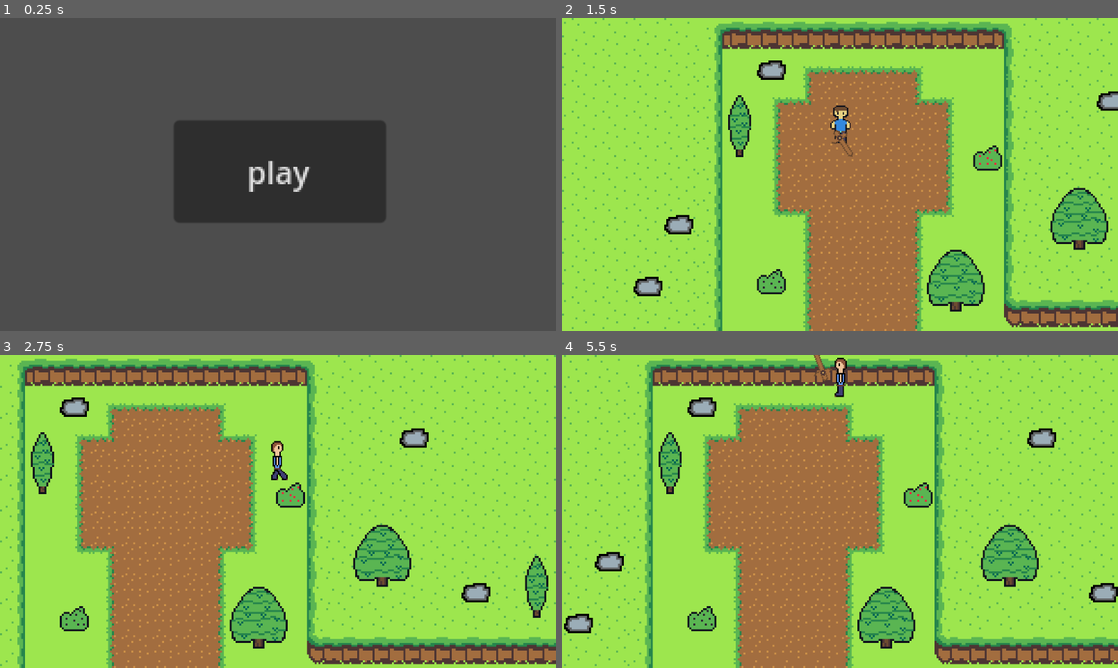
Above: before the commit, frames 1-4 (two rows, left to right).
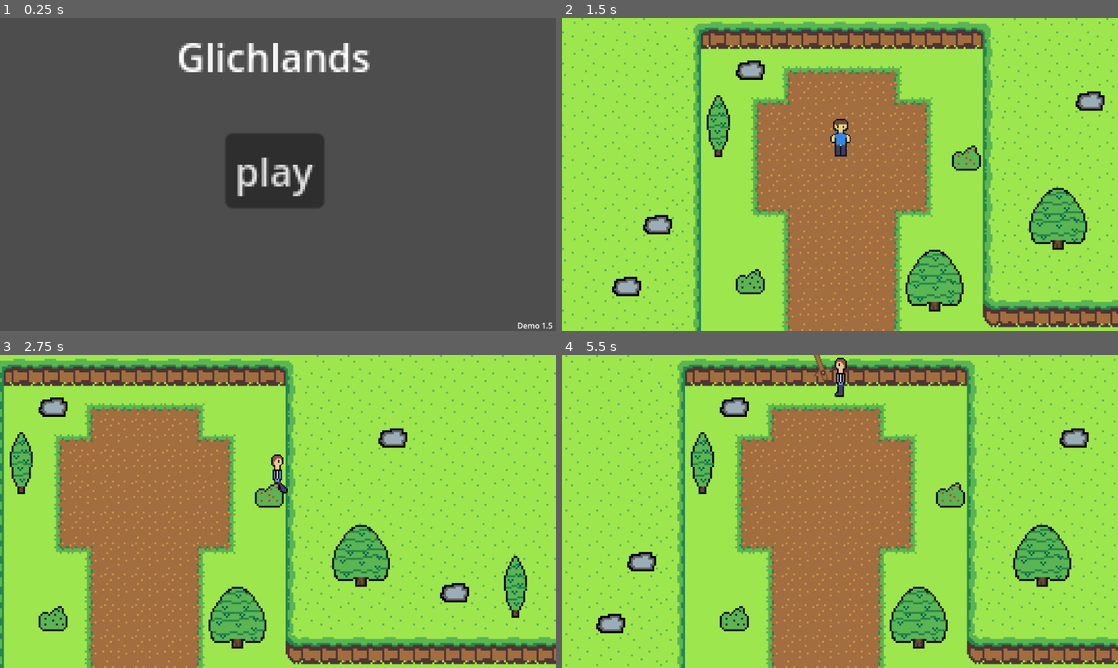
Above: after the commit, the same moments.

Repository: P3anutBu113r/glichlands-game
Game: Godot game, scene res://scenes/misc/Main menue.tscn
Same seed, same stepped clock (60 frames per second), same inputs: the game is played once before the commit and once after it.
Inputs (mouse positions are in pixels of both pictures, inside the frame that each line leads up to):
- Up to frame 1 (0.25 s): no input
- Up to frame 2 (1.5 s): click "play" at 0.5 s; click (840, 224) at 1.25 s, where only the run after the commit has a clickable "Hard"
- Up to frame 3 (2.75 s): move the mouse to (400, 495) at 2.02 s; hold Right (ui_right) from 2.03 s (still down); click (400, 495) at 2.1 s; tap Space (space) at 2.3 s
- Up to frame 4 (5.5 s): move the mouse to (728, 527) at 2.77 s; release Right (ui_right) at 2.78 s; hold Down (ui_down) 2.78-3.53 s; tap Space (space) at 2.85, 3.8, 4.35, 5.3 s; click (728, 527) at 3.05 s; move the mouse to (895, 442) at 3.52 s; hold Right (ui_right) 3.53-4.28 s; click (895, 442) at 3.6 s; move the mouse to (812, 574) at 4.27 s; hold Up (ui_up) 4.28-5.03 s; click (812, 574) at 4.55 s; move the mouse to (1006, 558) at 5.02 s; hold Left (ui_left) from 5.03 s (still down); click (1006, 558) at 5.1 s

The runs differ from the first frame. In frame 1, 10% of the frame differs, in the area x 31-100%, y 8-100%; in frame 2, 28%; in frame 3, 28%; in frame 4, 30%, in the area x 0-100%, y 0-100%.

Commit message:
e

Diff:
--- a/project.godot
+++ b/project.godot
@@ -22,6 +22,7 @@
 
 [display]
 
+window/size/mode=3
 window/stretch/mode="viewport"
 
 [input]
--- a/scenes/characters/character.tscn
+++ b/scenes/characters/character.tscn
@@ -336,7 +336,7 @@
 }
 
 [sub_resource type="RectangleShape2D" id="RectangleShape2D_qrcl5"]
-size = Vector2(4.9985, 20)
+size = Vector2(5.24342, 18.6831)
 
 [node name="CharacterBody2D" type="CharacterBody2D"]
 collision_layer = 3
@@ -350,8 +350,8 @@
 animation = &"down idle"
 
 [node name="dashTimer" type="Timer" parent="."]
-wait_time = 3.0
-autostart = true
+wait_time = 0.2
+one_shot = true
 
 [node name="CollisionShape2D" type="CollisionShape2D" parent="."]
 position = Vector2(2.08165e-12, 2)
@@ -364,7 +364,7 @@
 shape = SubResource("CircleShape2D_led8w")
 
 [node name="sword sprites" type="Sprite2D" parent="."]
-position = Vector2(6, 2)
+position = Vector2(8, -21)
 rotation = 0.733249
 scale = Vector2(0.8, 0.8)
 texture = ExtResource("11_ec3om")
@@ -376,7 +376,7 @@
 }
 
 [node name="CollisionShape2D" type="CollisionShape2D" parent="sword sprites"]
-position = Vector2(1.90735e-06, -1.90735e-06)
+position = Vector2(0.515782, -0.31943)
 rotation = 0.813053
 shape = SubResource("RectangleShape2D_qrcl5")
 
@@ -387,7 +387,7 @@
 wait_time = 0.2
 one_shot = true
 
-[connection signal="timeout" from="dashTimer" to="." method="_on_timer_timeout"]
+[connection signal="timeout" from="dashTimer" to="." method="_on_dash_timer_timeout"]
 [connection signal="body_entered" from="combat_hitbox" to="." method="_on_combat_hitbox_body_entered"]
 [connection signal="body_exited" from="combat_hitbox" to="." method="_on_combat_hitbox_body_exited"]
 [connection signal="animation_finished" from="sword sprites/sword" to="." method="_on_sword_animation_finished"]
--- a/scenes/characters/green_slime.tscn
+++ b/scenes/characters/green_slime.tscn
@@ -151,7 +151,7 @@
 radius = 23.0217
 
 [sub_resource type="CircleShape2D" id="CircleShape2D_c1xrm"]
-radius = 12.0
+radius = 9.0
 
 [sub_resource type="CircleShape2D" id="CircleShape2D_mhkwx"]
 radius = 6.08276
--- a/scenes/levels/plains/start_ring.tscn
+++ b/scenes/levels/plains/start_ring.tscn
@@ -32,7 +32,7 @@
 
 [node name="CharacterBody2D" parent="." instance=ExtResource("2_y0xfb")]
 y_sort_enabled = true
-position = Vector2(380, 60)
+position = Vector2(391, 67)
 
 [node name="Camera2D" type="Camera2D" parent="CharacterBody2D"]
 zoom = Vector2(4, 4)
--- a/scenes/misc/Main menue.tscn
+++ b/scenes/misc/Main menue.tscn
@@ -5,14 +5,65 @@
 [node name="main menue" type="Node2D"]
 script = ExtResource("1_gdxpf")
 
-[node name="Camera2D" type="Camera2D" parent="."]
-zoom = Vector2(4, 4)
-
-[node name="Button" type="Button" parent="Camera2D"]
-offset_left = -54.0
-offset_top = -28.0
-offset_right = 56.0
-offset_bottom = 25.0
+[node name="start" type="Button" parent="."]
+offset_left = -109.0
+offset_top = -85.0
+offset_right = -68.0
+offset_bottom = -54.0
+scale = Vector2(5, 5)
 text = "play"
 
-[connection signal="pressed" from="Camera2D/Button" to="." method="_on_button_pressed"]
+[node name="Camera2D" type="Camera2D" parent="."]
+
+[node name="dificuly_select" type="Node2D" parent="."]
+visible = false
+position = Vector2(-186, -110)
+
+[node name="ez" type="Button" parent="dificuly_select"]
+offset_left = 74.0
+offset_top = -38.0
+offset_right = 298.0
+offset_bottom = 34.0
+text = "Easy"
+
+[node name="normal" type="Button" parent="dificuly_select"]
+offset_left = 73.0
+offset_top = 70.0
+offset_right = 297.0
+offset_bottom = 142.0
+text = "normal"
+
+[node name="hard" type="Button" parent="dificuly_select"]
+offset_left = 74.0
+offset_top = 175.0
+offset_right = 298.0
+offset_bottom = 247.0
+text = "Hard"
+
+[node name="jack" type="Button" parent="dificuly_select"]
+offset_left = 75.0
+offset_top = 290.0
+offset_right = 299.0
+offset_bottom = 362.0
+text = "jack"
+
+[node name="RichTextLabel" type="RichTextLabel" parent="."]
+offset_left = -210.0
+offset_top = -302.0
+offset_right = -126.0
+offset_bottom = -262.0
+scale = Vector2(5, 5)
+text = "Glichlands"
+
+[node name="RichTextLabel2" type="RichTextLabel" parent="."]
+offset_left = 496.0
+offset_top = 301.0
+offset_right = 571.0
+offset_bottom = 341.0
+text = "Demo 1.5"
+
+[connection signal="pressed" from="start" to="." method="_on_start_pressed"]
+[connection signal="pressed" from="dificuly_select/ez" to="." method="_on_ez_pressed"]
+[connection signal="pressed" from="dificuly_select/normal" to="." method="_on_normal_pressed"]
+[connection signal="pressed" from="dificuly_select/hard" to="." method="_on_hard_pressed"]
+[connection signal="pressed" from="dificuly_select/jack" to="." method="_on_jack_pressed"]
--- a/scripts/characters/character.gd
+++ b/scripts/characters/character.gd
@@ -14,11 +14,12 @@
 var current_weapon = "wood_sword"
 #approach the undeleatable gap
 
-const SPEED = 100
+var speed = 100
 const acceleration = 5.0
 var input: Vector2
 var current_dirrection = "down"
 var dashcooldown = true
+var stamina = 100
 
 func _ready():
 	NavigationManager.on_trigger_player_spawn.connect(on_spawn)
@@ -38,6 +39,7 @@
 	player_knockback(delta)
 	change_current_weapon()
 	health_processing()
+	dodge()
 func get_input():
 	input.x = Input.get_action_strength("ui_right") - Input.get_action_strength("ui_left")
 	input.y = Input.get_action_strength("ui_down") - Input.get_action_strength("ui_up")
@@ -50,7 +52,7 @@
 	if player_input == Vector2.ZERO:
 		velocity = Vector2.ZERO
 	else:
-		velocity = input * SPEED
+		velocity = input * speed
 	move_and_slide()
 func health_processing():
 	Global.player_health = health
@@ -58,7 +60,13 @@
 		print ("game over")
 		health = 0
 		queue_free()
-
+func dodge():
+
+	if Input.is_action_just_pressed("space"):
+		dashcooldown = true
+		if dashcooldown:
+			speed = 200
+			$dashTimer.start()
 func get_current_direction():
 	if Input.is_action_pressed("ui_up"):
 		current_dirrection = "up"
@@ -197,3 +205,9 @@
 	moving = true
 	currently_under_knockback = false
 	print("timer_working")
+
+
+func _on_dash_timer_timeout():
+	dashcooldown = false
+	speed = 100
+	print("hi")
--- a/scripts/characters/slime.gd
+++ b/scripts/characters/slime.gd
@@ -15,12 +15,14 @@
 var damage_knockback = false
 var max_health = 100
 var damage_cooldown = false
+var damage = 20
 
 
 
 @onready var anim = $AnimatedSprite2D
 func _ready():
 	$AnimatedSprite2D.play("slime_idle")
+	difficulty_mods()
 func _physics_process(delta):
 
 	attack()
@@ -32,6 +34,37 @@
 	elif alert_animation:
 		$AnimatedSprite2D.play("slime_aleart")
 
+func difficulty_mods():
+	if Global.difficulty == "easy":
+		speed = 80
+		health = 40
+		max_health = 40
+		damage = 10
+		$"warning timer".wait_time = 1
+		$"attack cooldown".wait_time = 1
+		$healthbar.max_value = 60
+	elif Global.difficulty == "normal":
+		health = 60
+		max_health = 60
+		damage = 15
+		$"warning timer".wait_time = 0.8
+		$"attack cooldown".wait_time = 1.5
+		$healthbar.max_value = 80
+	elif Global.difficulty == "hard":
+		speed = 120
+		health = 100
+		damage = 20
+		$"warning timer".wait_time = 0.6
+		$"attack cooldown".wait_time = 1
+		$healthbar.max_value = 100
+	elif Global.difficulty == "jack":
+		health = 200
+		max_health = 200
+		damage = 50
+		speed = 150
+		$"warning timer".wait_time = 0.2
+		$"attack cooldown".wait_time = 0.6
+		$healthbar.max_value = 200
 
 func health_prosessing():
 	$healthbar.value = health
@@ -101,7 +134,7 @@
 	warning = false
 	moving = true
 	if player_in_attack_zone:
-		player.health = player.health - 20
+		player.health = player.health - damage
 		player.player_hurt_active = true
 
 
--- a/scripts/global/global.gd
+++ b/scripts/global/global.gd
@@ -1,5 +1,5 @@
 extends Node
-
+var difficulty = "easy"
 var current_scene = "junction"
 var transition_scene = false
 func _physics_process(delta):
--- a/scripts/misc/main_menue.gd
+++ b/scripts/misc/main_menue.gd
@@ -1,5 +1,32 @@
 extends Node2D
+var menu_stage = "start"
+
+func _ready() -> void:
+	$dificuly_select.hide()
 
 
-func _on_button_pressed():
+
+func _on_start_pressed():
+	menu_stage = "difficulty_select"
+	$start.hide()
+	$dificuly_select.show()
+
+
+func _on_ez_pressed() -> void:
+	Global.difficulty = "easy"
 	get_tree().change_scene_to_file("res://scenes/levels/plains/start_ring.tscn")
+
+
+func _on_normal_pressed() -> void:
+	Global.difficulty = "normal"
+	get_tree().change_scene_to_file("res://scenes/levels/plains/start_ring.tscn")
+
+
+func _on_hard_pressed() -> void:
+	Global.difficulty = "hard"
+	get_tree().change_scene_to_file("res://scenes/levels/plains/start_ring.tscn")
+
+
+func _on_jack_pressed() -> void:
+	Global.difficulty = "jack"
+	get_tree().change_scene_to_file("res://scenes/levels/plains/start_ring.tscn")
Binary file added: art/Character spritesheets/slime/water&beach.aseprite
Binary file changed: art/tilemap/tileset 2.png
